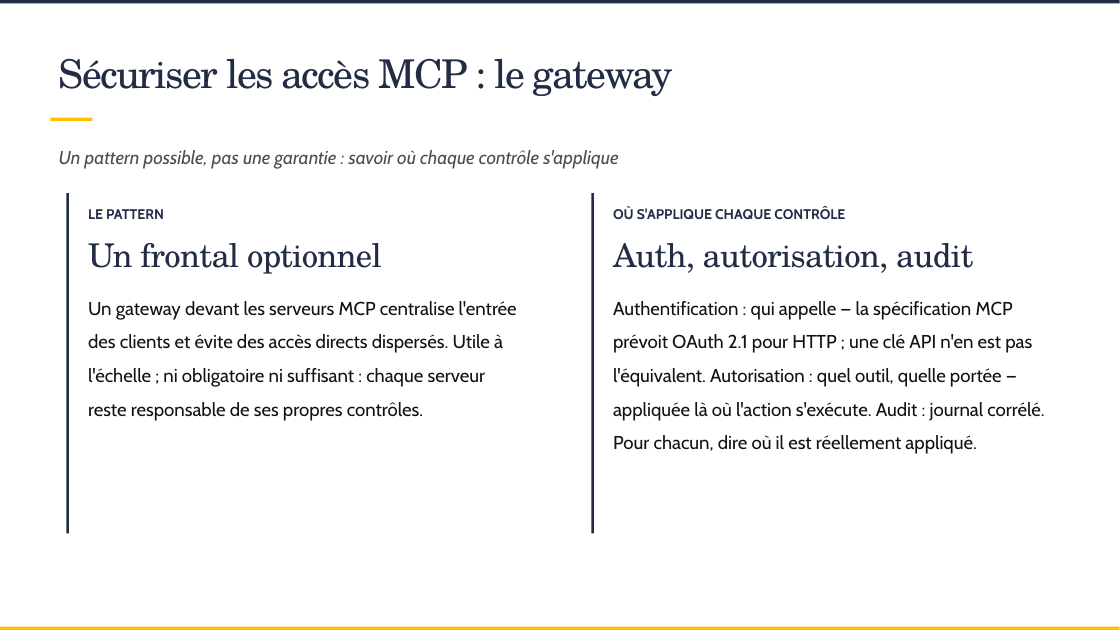
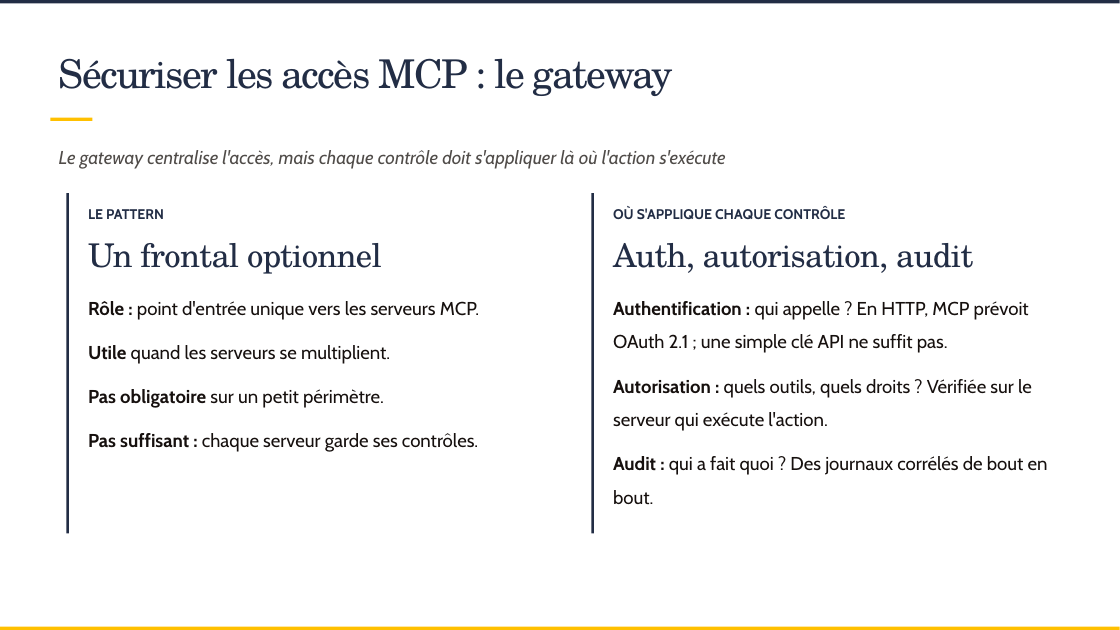
Before and after one commit to SCIAM-FR/formation-ia, a slide deck: slide 62 of slides/Support_formation_SCIAM.pptx (slide 47 before the commit). Drawn at 1120x630 pixels with LibreOffice and Linux fonts; fonts in the diff are those of the drawing; background and template pictures are left out. Boxes give left, top, right and bottom in pixels: in the first picture for what was removed or moved away, otherwise in the second. Text is boxed around its words. In the diff, an @@ line names an element or a change of style, - is before the commit and + after.

```diff
--- a/slides/Support_formation_SCIAM.pptx
+++ b/slides/Support_formation_SCIAM.pptx
@@ text at (59, 150, 726, 169): text changed @@
-Un pattern possible, pas une garantie : savoir où chaque contrôle s'applique
+Le gateway centralise l'accès, mais chaque contrôle doit s'appliquer là où l'action s'exécute
@@ text at (88, 301, 479, 452): text changed @@
-Un gateway devant les serveurs MCP centralise l'entrée des clients et évite des accès directs dispersés. Utile à l'échelle ; ni obligatoire ni suffisant : chaque serveur reste responsable de ses propres contrôles.
+Rôle : point d'entrée unique vers les serveurs MCP.
+Utile quand les serveurs se multiplient.
+Pas obligatoire sur un petit périmètre.
+Pas suffisant : chaque serveur garde ses contrôles.
@@ text at (613, 301, 1048, 505): text changed @@
-Authentification : qui appelle — la spécification MCP prévoit OAuth 2.1 pour HTTP ; une clé API n'en est pas l'équivalent. Autorisation : quel outil, quelle portée — appliquée là où l'action s'exécute. Audit : journal corrélé. Pour chacun, dire où il est réellement appliqué.
+Authentification : qui appelle ? En HTTP, MCP prévoit OAuth 2.1 ; une simple clé API ne suffit pas.
+Autorisation : quels outils, quels droits ? Vérifiée sur le serveur qui exécute l'action.
+Audit : qui a fait quoi ? Des journaux corrélés de bout en bout.
```
Also in this commit, not shown: 21 other slides changed, 18 slides added, 26 other files.
